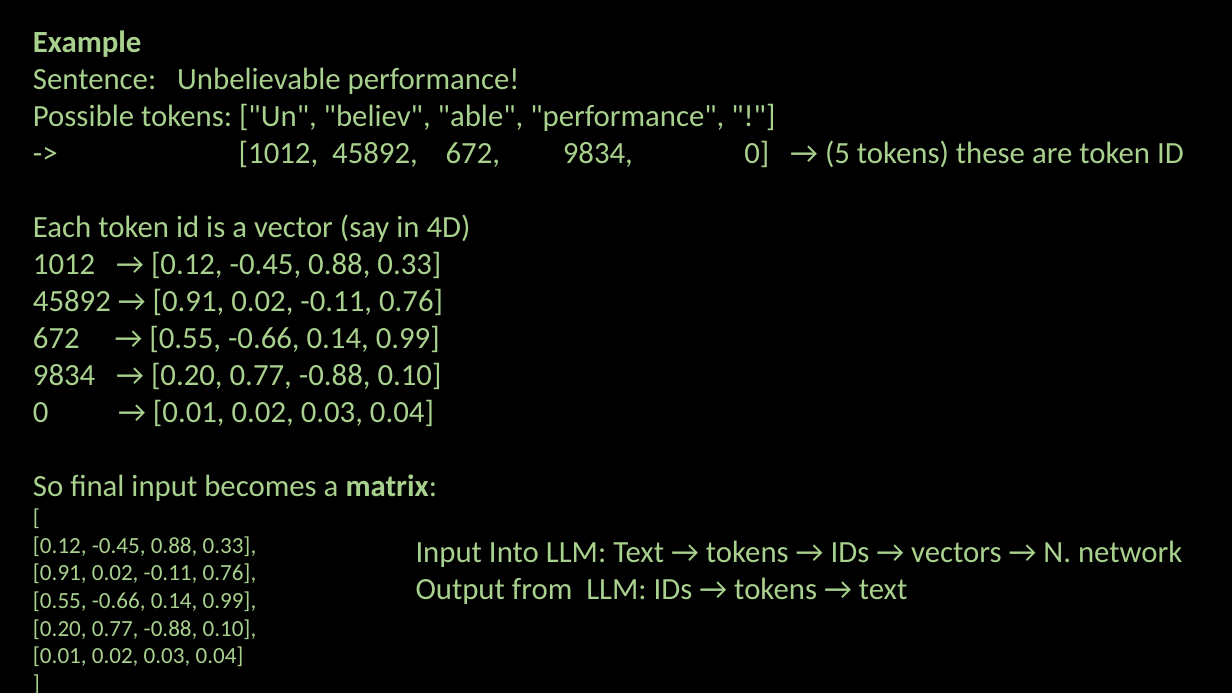
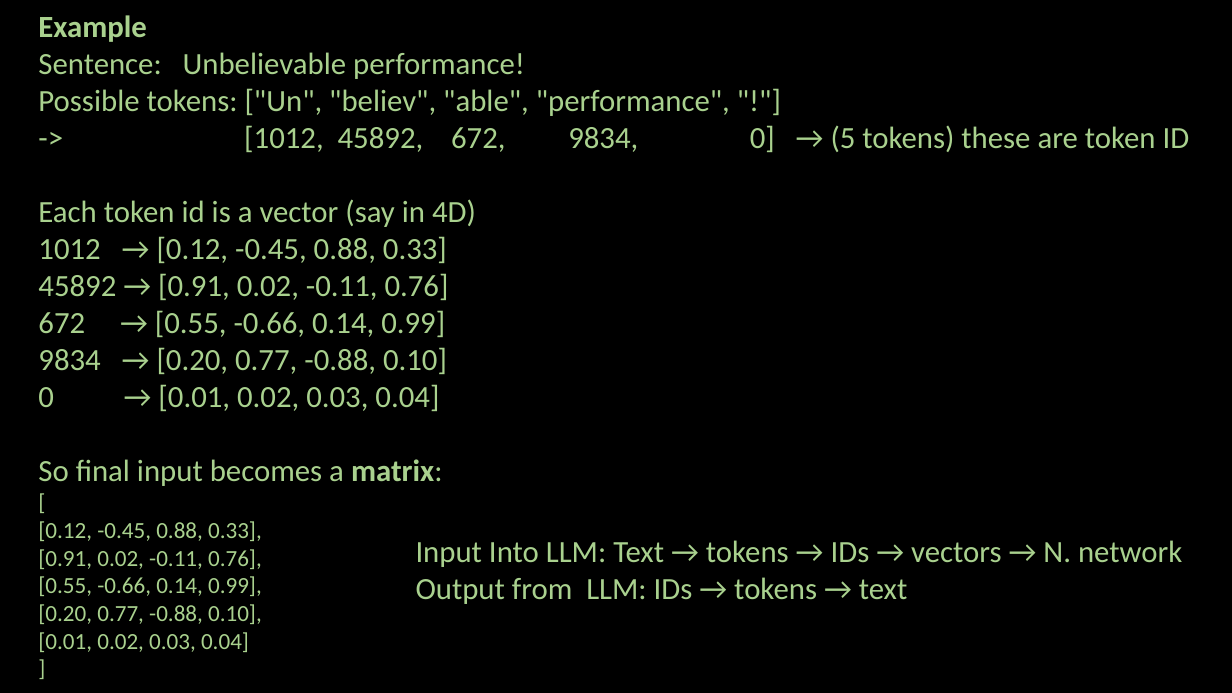
Before and after one commit to ash322ash422/youtube, a slide deck: slide 4 of prompt_engineering/pe-1-basics_Tokenization_Hallucinations_PromptFormula_v2.pptx. Drawn at 1232x693 pixels with LibreOffice and Linux fonts; fonts in the diff are those of the drawing; background and template pictures are left out. Boxes give left, top, right and bottom in pixels: in the first picture for what was removed or moved away, otherwise in the second. Text is boxed around its words. In the diff, an @@ line names an element or a change of style, - is before the commit and + after.

```diff
--- a/prompt_engineering/pe-1-basics_Tokenization_Hallucinations_PromptFormula_v2.pptx
+++ b/prompt_engineering/pe-1-basics_Tokenization_Hallucinations_PromptFormula_v2.pptx
@@ text "Example": place and size @@
-text "Example" at (33, 30, 1184, 666)
+text "Example" at (38, 15, 1190, 652)
```
Also in this commit, not shown: 6 other slides changed, 11 other files.
